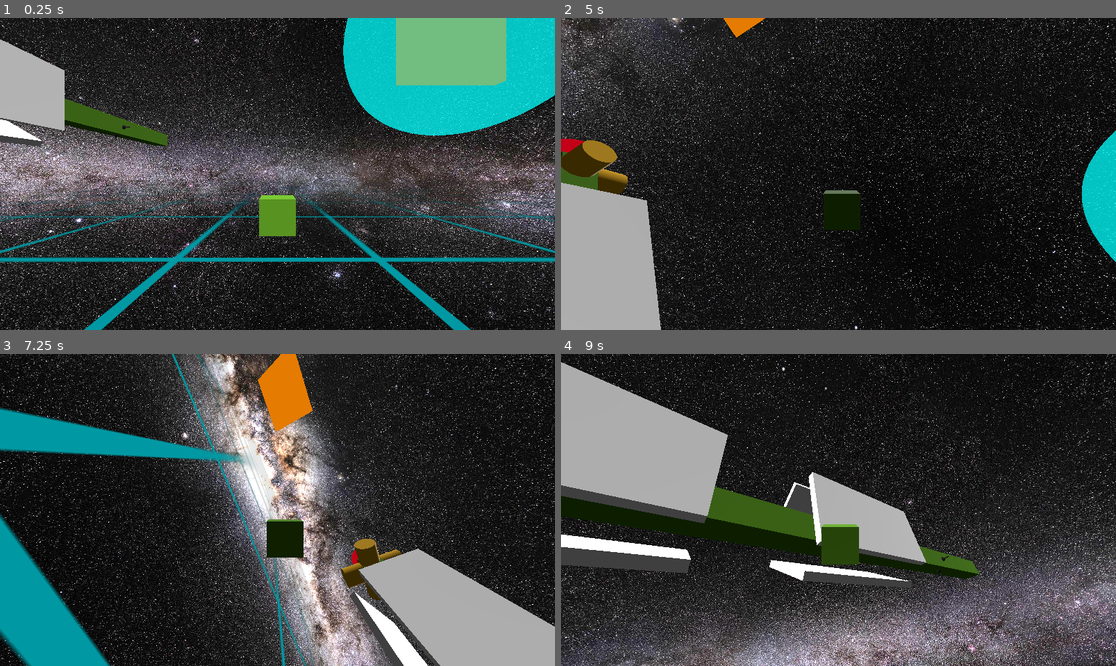
Above: before the commit, frames 1-4 (two rows, left to right).
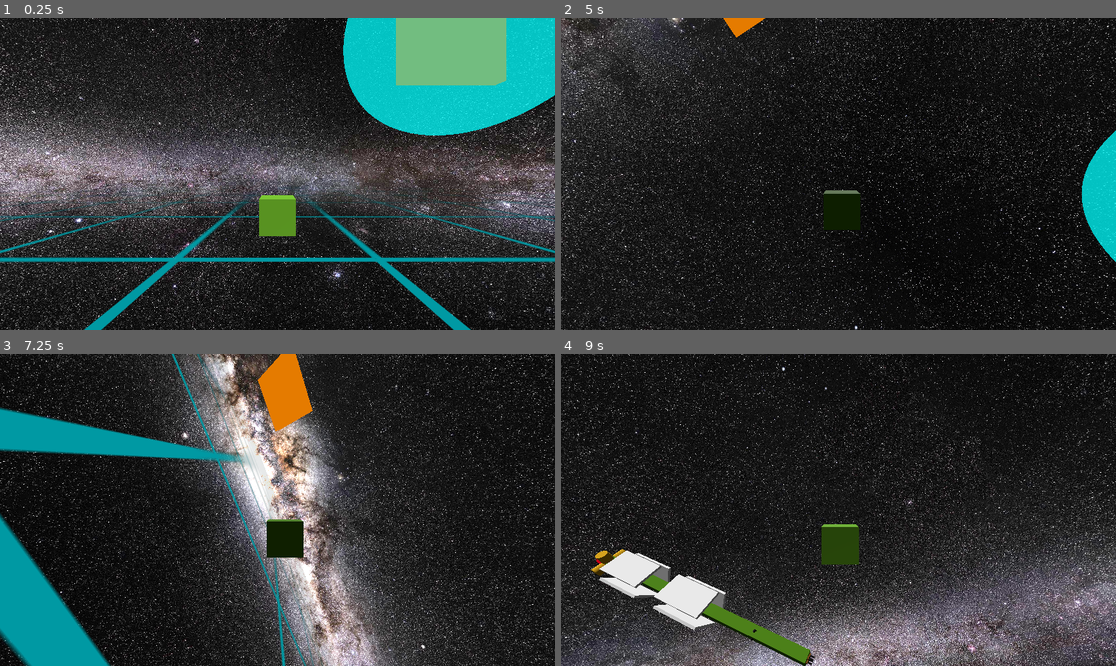
Above: after the commit, the same moments.

Repository: david-andrew/Aberration
Game: Godot game, scene res://world.tscn
The game is run twice, just before and just after one commit, with the same random seed, the same clock (stepped at 60 frames per second) and the same inputs.
Inputs:
- Up to frame 1 (0.25 s): no input
- Up to frame 2 (5 s): hold Right (right) 0.53-1.28 s; hold A (a) 0.53-1.28 s; tap D (d) at 0.8, 1.35 s; hold Down (down) 1.28-2.03 s; tap E (e) at 1.55 s; hold Right (right) 2.03-2.78 s; hold E (e) 2.03-2.78 s; tap Q (q) at 2.3, 2.85 s; hold Up (up) 2.78-3.53 s; tap S (s) at 3.05 s; hold S (s) 3.53-4.28 s; hold Left (left) from 3.53 s (still down); tap W (w) at 3.8, 4.35 s; tap A (a) at 4.55 s
- Up to frame 3 (7.25 s): release Left (left) at 5.03 s; hold Down (down) 5.03-5.78 s; hold A (a) 5.03-5.78 s; tap D (d) at 5.3 s; hold Right (right) 5.78-6.53 s; tap Caps Lock (caps-lock) at 5.85 s; tap E (e) at 6.05 s; hold Up (up) from 6.53 s (still down); hold Ctrl (ctrl) from 6.53 s (still down); tap Q (q) at 6.8 s
- Up to frame 4 (9 s): release Up (up) at 7.28 s; release Ctrl (ctrl) at 7.28 s; hold Right (right) 7.28-8.03 s; tap D (d) at 7.35 s; tap S (s) at 7.55 s; hold Down (down) 8.03-8.78 s; hold E (e) 8.03-8.78 s; tap W (w) at 8.3 s; hold Left (left) from 8.78 s (still down); tap Q (q) at 8.85 s

The runs differ from the first frame. In frame 1, 4.1% of the frame differs, in the area x 0-31%, y 6-42%; in frame 2, 8.9%; in frame 3, 9.2%; in frame 4, 23%, in the area x 0-76%, y 2-100%.

Commit message:
failed attempt to make look at based on torques

Diff:
--- a/scenes/ThrustModule.gd
+++ b/scenes/ThrustModule.gd
@@ -3,23 +3,45 @@
 
 
 @export var TRANSLATION_STRENGTH:float = 500
-@export var ROTATION_STRENGTH:float = 2
+@export var ROTATION_STRENGTH:float = 100
 @export var THRUST_STRENGTH:float = 1000
 
 var original_parent:RigidBody3D
 
 func _ready():
 	original_parent = get_parent()
+	assert(original_parent is ShipCore, "expected thrusters to be attached to a ship core")
 	super.link_module_to_core()
 
 func point_towards(target:Vector3, strength:float=1.0):
+	#DEBUG
+	if not original_parent.visible:
+		return
+
 	if get_parent() != original_parent:
 		return
-	#DEBUG
-	var relative_diff = target - original_parent.global_position
-	if original_parent.visible:
-		print(relative_diff)
-	#original_parent.look_at(target, Vector3.UP)
+	# get target in local coordinates
+	var relative_diff = target * original_parent.global_transform
+	var local_target_dir = relative_diff.normalized()
+
+	#TODO: maye these proportional to the angle difference
+	var dir_xz = Vector3(local_target_dir.x, 0, local_target_dir.z)
+	var y_strength = -Vector3.FORWARD.dot(dir_xz)/2 + 0.5
+	if Vector3.LEFT.dot(local_target_dir) > 0:
+		#print('positive rotation around Y ', y_strength)
+		original_parent.add_constant_torque(original_parent.basis * Vector3.UP * ROTATION_STRENGTH*y_strength)
+	else:
+		#print('negative rotation around Y ', y_strength)
+		original_parent.add_constant_torque(original_parent.basis * Vector3.DOWN * ROTATION_STRENGTH*y_strength)
+	var dir_yz = Vector3(0, local_target_dir.y, local_target_dir.z)
+	var x_strength = -Vector3.FORWARD.dot(dir_yz)/2 + 0.5
+	if Vector3.UP.dot(local_target_dir) > 0:
+		#print('positive rotation around x ', x_strength)
+		original_parent.add_constant_torque(original_parent.basis * Vector3.RIGHT * ROTATION_STRENGTH * x_strength)
+	else:
+		#print('negative rotation around x ', x_strength)
+		original_parent.add_constant_torque(original_parent.basis * Vector3.LEFT * ROTATION_STRENGTH * x_strength)
+
 
 func translate_towards(target:Vector3, strength:float=1.0):
 	if get_parent() != original_parent:
--- a/scripts/ShipCore.gd
+++ b/scripts/ShipCore.gd
@@ -38,6 +38,12 @@
 	#apply_central_force(basis * Vector3.FORWARD * 1000)
 	pass
 
+	var local_angular = angular_velocity * global_basis
+	#local_angular.x = 1
+	local_angular.z = 0#sign(local_angular.z) * min(abs(local_angular.z), 0.1)
+	angular_velocity = global_basis * local_angular
+
+
 
 func destroy():
 	# attach any child ShipModules to the root so that they remain present in the game
--- a/world.tscn
+++ b/world.tscn
@@ -51,7 +51,7 @@
 [node name="World" type="Node3D"]
 
 [node name="LargeShip" parent="." instance=ExtResource("1_h85ca")]
-transform = Transform3D(1, 0, 0, 0, 1, 0, 0, 0, 1, -41.9304, 13.3459, -17.7345)
+transform = Transform3D(0.965926, -7.45058e-09, 0.258819, 0.0669873, 0.965926, -0.25, -0.25, 0.258819, 0.933013, -149.93, 52.3459, -17.7345)
 
 [node name="TeamID" parent="LargeShip" instance=ExtResource("6_pbg1v")]
 team = 0
